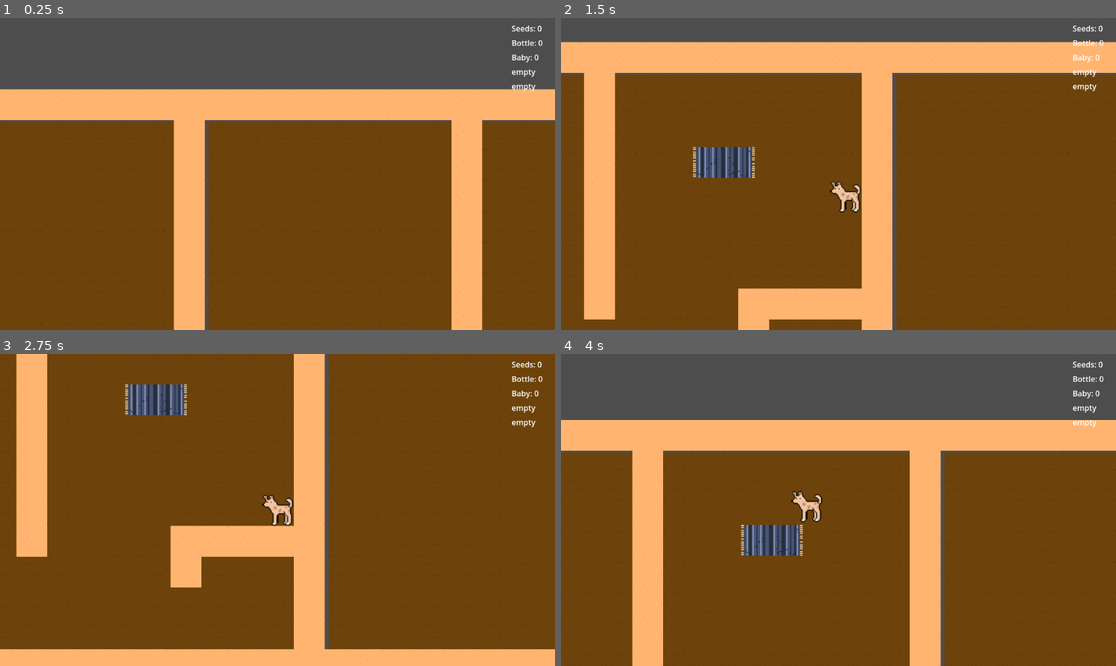
Above: before the commit, frames 1-4 (two rows, left to right).
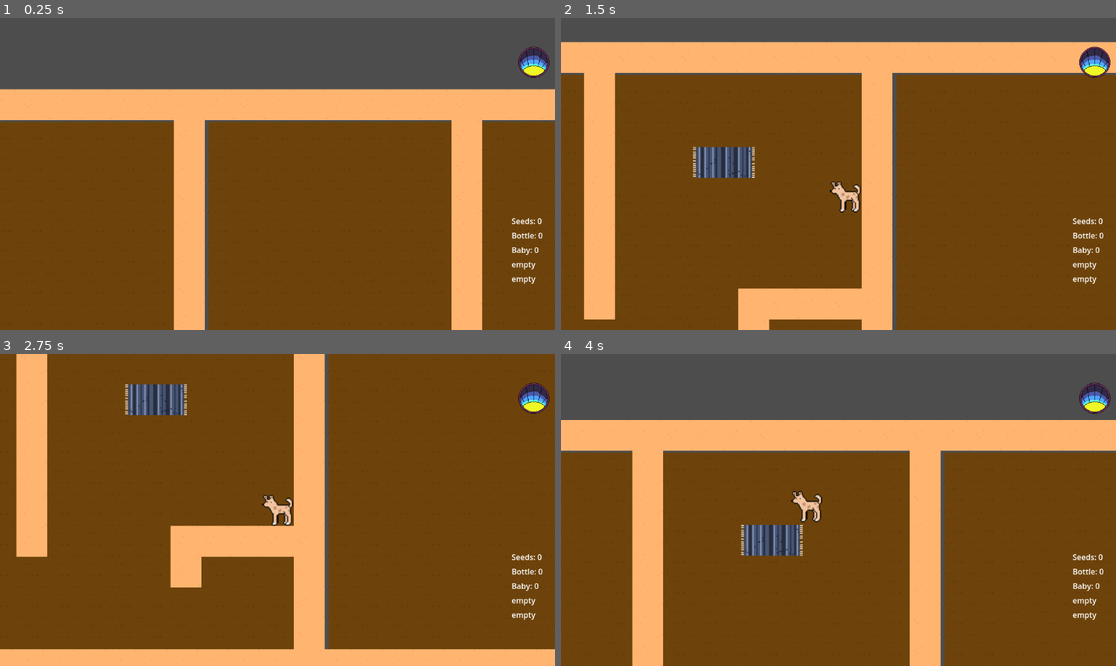
Above: after the commit, the same moments.

Repository: inkaonkala/AnimalRevolution
Game: Godot game, scene res://Main.tscn
Two runs of this game, one before a commit and one after it. Both use one fixed random seed, a clock stepped at 60 frames per second and the inputs below.
Inputs:
- Up to frame 1 (0.25 s): no input
- Up to frame 2 (1.5 s): hold D (move_right) 0.53-1.28 s; tap Space (attack) at 0.6 s; hold S (move_down) from 1.28 s (still down); tap E (interact) at 1.35 s
- Up to frame 3 (2.75 s): release S (move_down) at 2.03 s; hold D (move_right) from 2.03 s (still down); tap Space (attack) at 2.1 s
- Up to frame 4 (4 s): release D (move_right) at 2.78 s; hold W (move_up) 2.78-3.53 s; tap E (interact) at 2.85 s; hold A (move_left) from 3.53 s (still down); tap Space (attack) at 3.6 s

The runs differ from the first frame. In frame 1, 0.9% of the frame differs, in the area x 92-99%, y 2-86%; in frame 2, 0.9%; in frame 3, 0.9%; in frame 4, 0.9%.

Commit message:
added DayCycle

Diff:
--- a/Main.tscn
+++ b/Main.tscn
@@ -1,8 +1,9 @@
-[gd_scene load_steps=11 format=3 uid="uid://b68r2scjeqgfc"]
+[gd_scene load_steps=12 format=3 uid="uid://b68r2scjeqgfc"]
 
 [ext_resource type="PackedScene" uid="uid://b1phauu4lt1e8" path="res://player.tscn" id="1_glv2v"]
 [ext_resource type="Script" uid="uid://uux8owbv5jwo" path="res://Scripts/main.gd" id="1_r0du0"]
 [ext_resource type="PackedScene" uid="uid://ta717pvkxahs" path="res://5_DogFloor.tscn" id="2_uu6xs"]
+[ext_resource type="Script" uid="uid://ch4vkydycpmht" path="res://SideBar.gd" id="3_20pc6"]
 [ext_resource type="PackedScene" uid="uid://b8b2cyf36auww" path="res://Rooftop.tscn" id="3_cm0pq"]
 [ext_resource type="PackedScene" uid="uid://c104nexrkrtat" path="res://hamster.tscn" id="4_wkp8b"]
 [ext_resource type="PackedScene" uid="uid://hm3q3v5kw6kc" path="res://PickUpStuff.tscn" id="5_3dxm6"]
@@ -18,6 +19,17 @@
 z_index = 10
 
 [node name="CanvasSideBar" type="CanvasLayer" parent="."]
+script = ExtResource("3_20pc6")
+
+[node name="TimeIcon" type="TextureRect" parent="CanvasSideBar"]
+anchors_preset = 1
+anchor_left = 1.0
+anchor_right = 1.0
+offset_left = -52.0
+offset_top = 60.0
+offset_right = -12.0
+offset_bottom = 100.0
+grow_horizontal = 0
 
 [node name="SideBarUI" type="Control" parent="CanvasSideBar"]
 layout_mode = 3
@@ -31,37 +43,37 @@
 [node name="InveZero" type="Label" parent="CanvasSideBar/SideBarUI"]
 layout_mode = 0
 offset_left = -50.0
-offset_top = 10.0
+offset_top = 410.0
 offset_right = -10.0
-offset_bottom = 33.0
+offset_bottom = 433.0
 
 [node name="Inve1" type="Label" parent="CanvasSideBar/SideBarUI"]
 layout_mode = 0
 offset_left = -50.0
-offset_top = 40.0
+offset_top = 440.0
 offset_right = -10.0
-offset_bottom = 63.0
+offset_bottom = 463.0
 
 [node name="Inve2" type="Label" parent="CanvasSideBar/SideBarUI"]
 layout_mode = 0
 offset_left = -50.0
-offset_top = 70.0
+offset_top = 470.0
 offset_right = -10.0
-offset_bottom = 93.0
+offset_bottom = 493.0
 
 [node name="Inve3" type="Label" parent="CanvasSideBar/SideBarUI"]
 layout_mode = 0
 offset_left = -50.0
-offset_top = 100.0
+offset_top = 500.0
 offset_right = -10.0
-offset_bottom = 123.0
+offset_bottom = 523.0
 
 [node name="Inve4" type="Label" parent="CanvasSideBar/SideBarUI"]
 layout_mode = 0
 offset_left = -50.0
-offset_top = 130.0
+offset_top = 530.0
 offset_right = -10.0
-offset_bottom = 153.0
+offset_bottom = 553.0
 
 [node name="FloorContainer" type="Node" parent="."]
 
--- /dev/null
+++ b/Scripts/dayNNightCycle.gd
@@ -0,0 +1,51 @@
+extends Node
+
+signal time_changed(time_name: String)
+signal new_day(day_number: int)
+
+enum ToD
+{
+	MORNING,
+	DAY,
+	EVENING,
+	NIGHT
+}
+
+@export var cycle_lenght := 5.0 #SECONDS!
+
+var current_time: ToD = ToD.MORNING
+var day_nmb := 1
+var timer:= 0.0
+
+func _process(delta: float) -> void:
+	timer += delta
+
+	if timer >= cycle_lenght:
+		timer = 0.0
+		changeTOD()
+
+func changeTOD() -> void:
+	current_time += 1
+
+	if current_time > ToD.NIGHT:
+		current_time = ToD.MORNING
+		day_nmb += 1
+		new_day.emit(day_nmb)
+
+	time_changed.emit(get_time())
+
+func get_time() -> String:
+	match current_time:
+		ToD.MORNING:
+			return "morning"
+		ToD.DAY:
+			return "day"
+		ToD.EVENING:
+			return "evening"
+		ToD.NIGHT:
+			return "night"
+
+	return "unknown"
+
+func is_night() -> bool:
+	return current_time == ToD.NIGHT
--- /dev/null
+++ b/SideBar.gd
@@ -0,0 +1,17 @@
+extends CanvasLayer
+
+@onready var time_icon: TextureRect = $TimeIcon
+
+var icons := {
+	"morning": preload("res://Assets/SideBar/morning.png"),
+	"day": preload("res://Assets/SideBar/day.png"),
+	"evening": preload("res://Assets/SideBar/evening.png"),
+	"night": preload("res://Assets/SideBar/night.png")
+}
+
+func _ready() -> void:
+	DayCycle.time_changed.connect(_on_time_changed)
+	_on_time_changed(DayCycle.get_time())
+
+func _on_time_changed(time_name: String) -> void:
+	time_icon.texture = icons[time_name]
--- a/project.godot
+++ b/project.godot
@@ -14,6 +14,10 @@
 run/main_scene="uid://b68r2scjeqgfc"
 config/features=PackedStringArray("4.5", "GL Compatibility")
 config/icon="res://icon.svg"
+
+[autoload]
+
+DayCycle="*res://Scripts/dayNNightCycle.gd"
 
 [input]
 
Binary file added: Assets/SideBar/day.png
Not shown, added: Assets/SideBar/day.png.import
Binary file added: Assets/SideBar/evening.png
Not shown, added: Assets/SideBar/evening.png.import
Binary file added: Assets/SideBar/morning.png
Not shown, added: Assets/SideBar/morning.png.import
Binary file added: Assets/SideBar/night.png
Not shown, added: Assets/SideBar/night.png.import
Not shown, added: Scripts/dayNNightCycle.gd.uid
Not shown, added: SideBar.gd.uid
